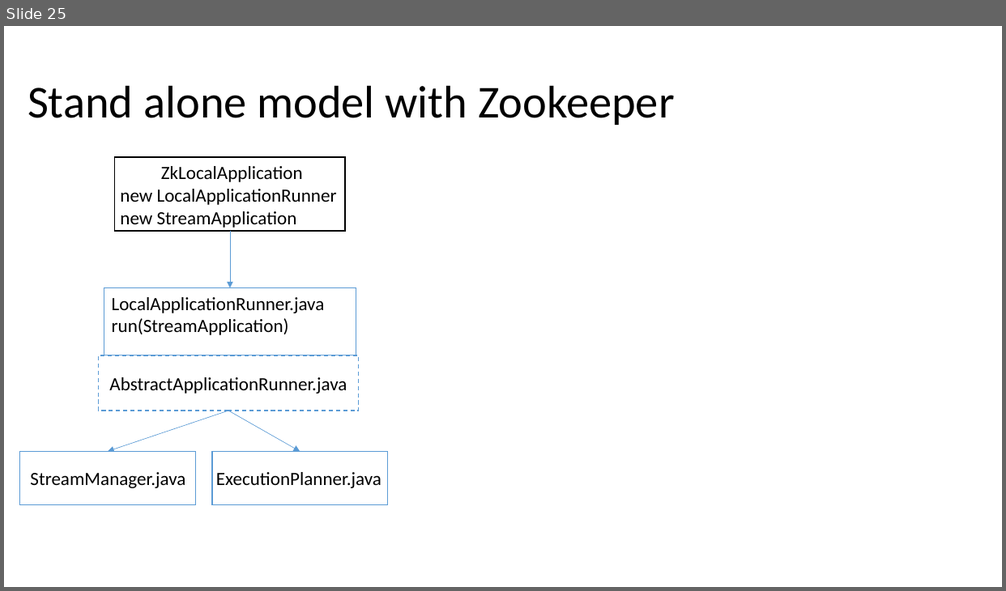
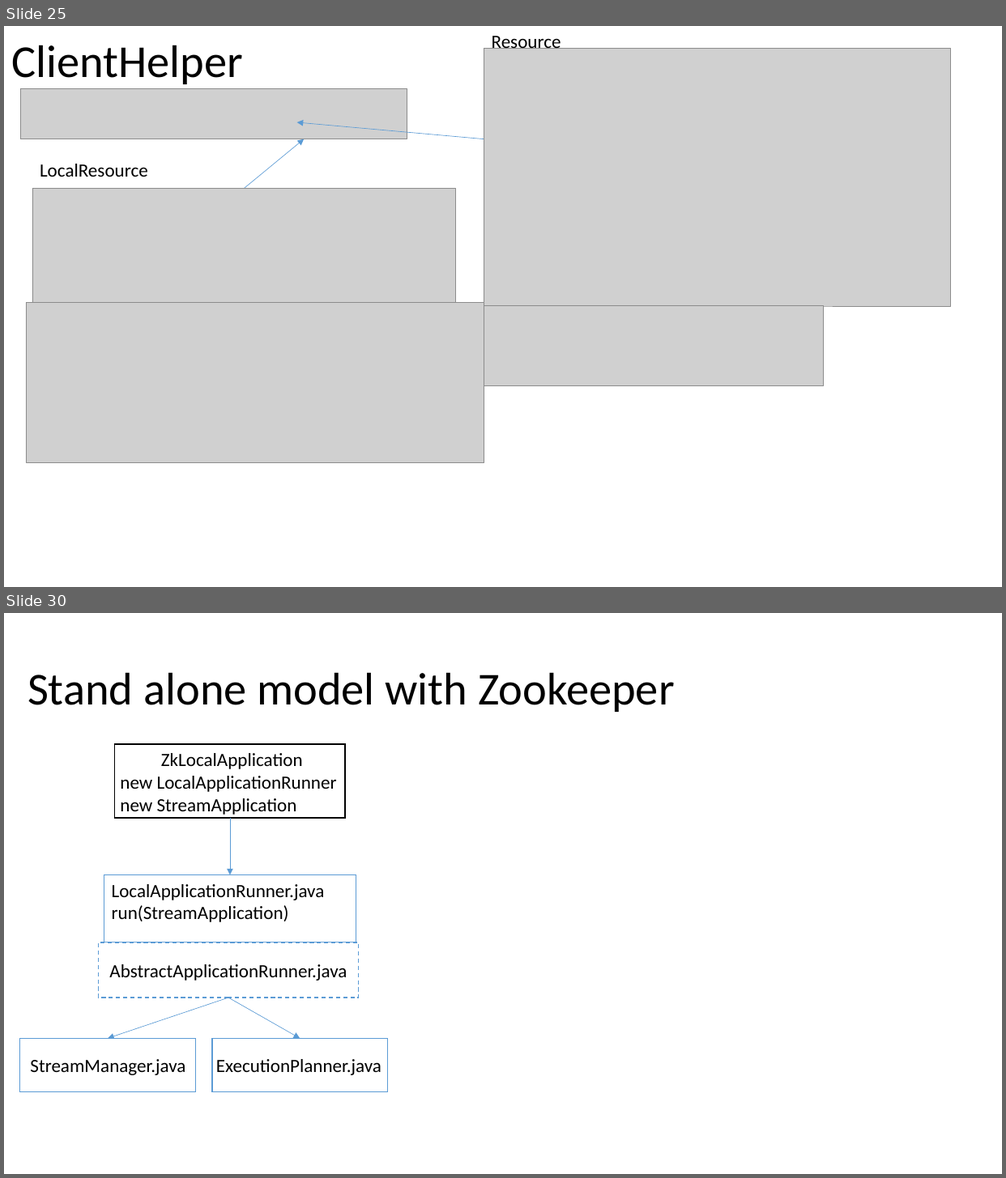
Before and after one commit to Swrrt/Samza-Documents, a slide deck: Documentation/SamzaStructure.pptx. Shown one above the other, each under a label of ours: slide 25 before the commit, slides 25 and 30 after it; the slides between them are not shown. The pictures are 1006x591 and 1006x1178 pixels, drawn with LibreOffice and Linux fonts; fonts in the diff are those of the drawing; grey boxes stand for pictures. Boxes give left, top, right and bottom in pixels: in the first picture for what was removed or moved away, otherwise in the second. Text is boxed around its words. In the diff, an @@ line names an element or a change of style, - is before the commit and + after.

Commit message:
Complete with ClientHelper

```diff
--- a/Documentation/SamzaStructure.pptx
+++ b/Documentation/SamzaStructure.pptx
@@ slide 25 added at [4, 26, 1002, 587], background #FFFFFF @@
@@ title added at [11, 45, 243, 84], 44 pt, text #000000 @@
+ClientHelper
@@ picture added at [484, 49, 950, 307] @@
@@ text added at [492, 36, 561, 49], 18 pt, text #000000 @@
+Resource
@@ picture added at [20, 88, 407, 139] @@
@@ arrow added from (484, 139) to (296, 122), #5B9BD5 0.5 pt @@
@@ arrow added from (245, 189) to (305, 139), #5B9BD5 0.5 pt @@
@@ text added at [40, 164, 148, 177], 18 pt, text #000000 @@
+LocalResource
@@ picture added at [32, 189, 456, 302] @@
@@ picture added at [27, 302, 484, 463] @@
@@ picture added at [484, 306, 823, 386] @@
@@ what was slide 25 is now slide 30 @@
```
Also in this commit, not shown: 4 other slides added.
